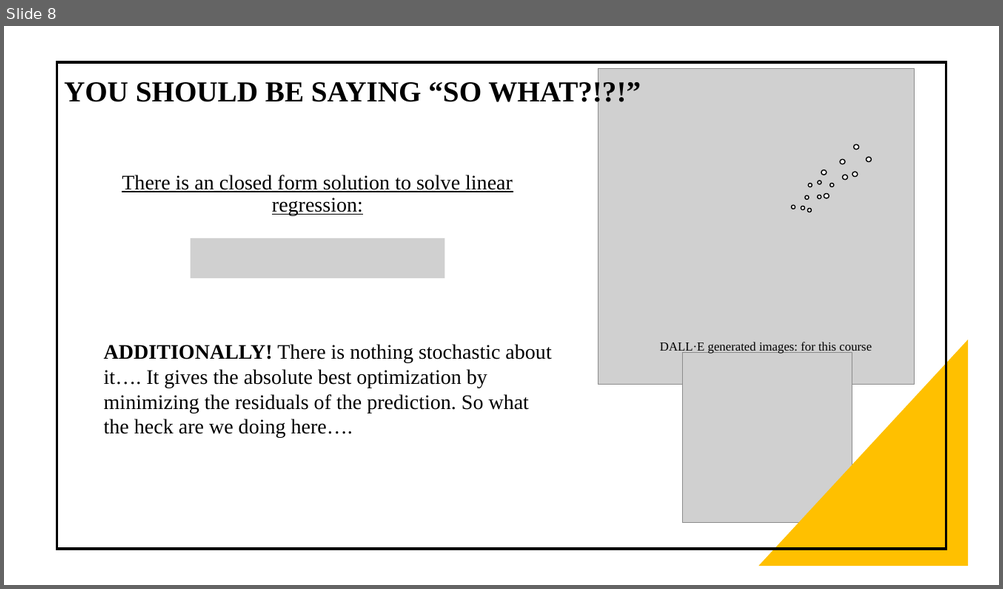
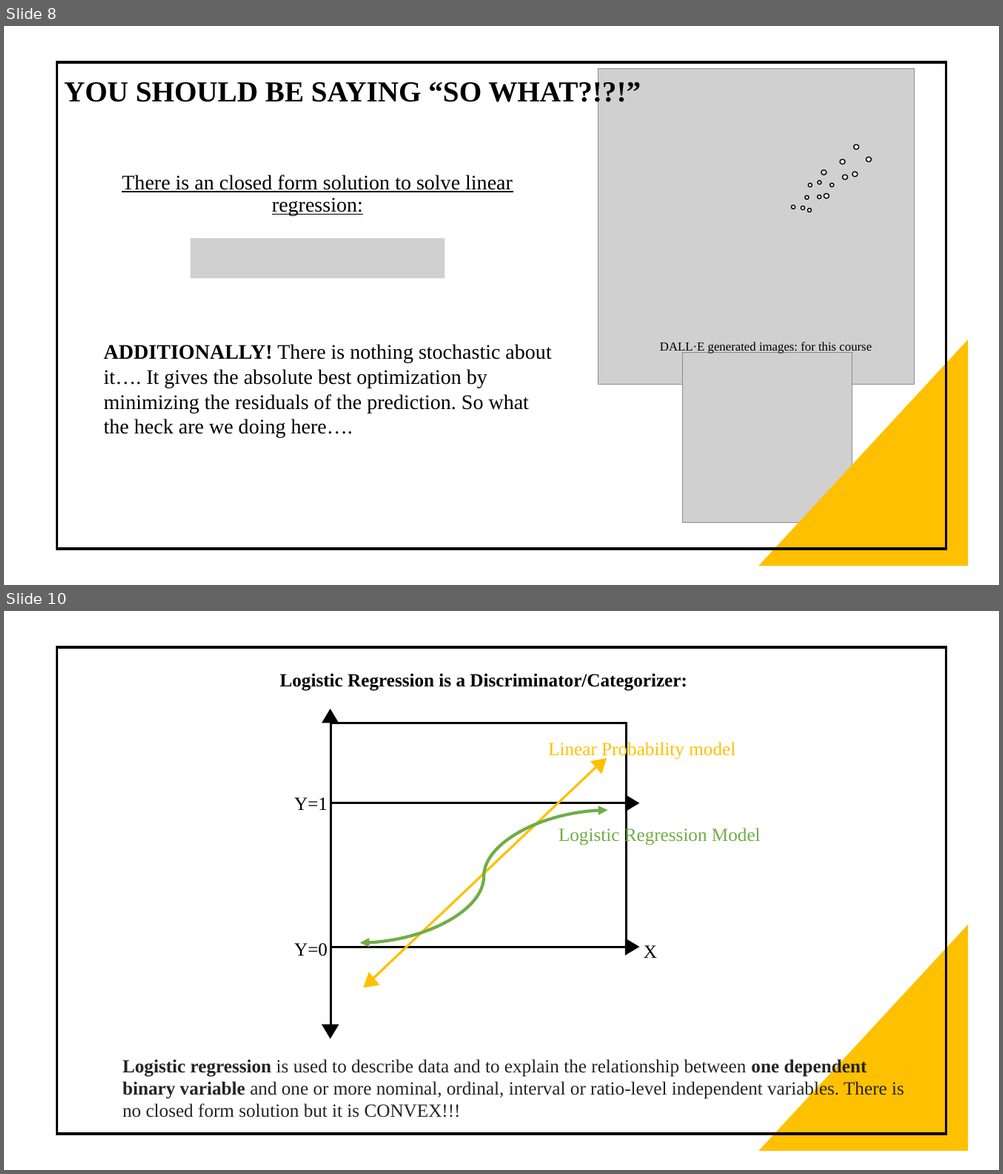
Before and after one commit to NCAR/ML_workshop2023, a slide deck: tutorials/Day1_simple_regression/ML_bootcampslides.pptx. Shown one above the other, each under a label of ours: slide 8 before the commit, slides 8 and 10 after it; the slides between them are not shown. The pictures are 1003x589 and 1003x1174 pixels, drawn with LibreOffice and Linux fonts; fonts in the diff are those of the drawing; grey boxes stand for pictures. Boxes give left, top, right and bottom in pixels: in the first picture for what was removed or moved away, otherwise in the second. Text is boxed around its words. In the diff, an @@ line names an element or a change of style, - is before the commit and + after.

```diff
--- a/tutorials/Day1_simple_regression/ML_bootcampslides.pptx
+++ b/tutorials/Day1_simple_regression/ML_bootcampslides.pptx
@@ slide 10 added at [4, 611, 999, 1170], background #FFFFFF @@
@@ rectangle added at [57, 647, 946, 1135], outline #000000 2.25 pt @@
@@ text added at [280, 673, 686, 691], 18 pt, text #000000, bold @@
+Logistic Regression is a Discriminator/Categorizer:
@@ triangle added at [323, 709, 338, 722], fill #000000, outline #000000 1 pt @@
@@ rectangle added at [331, 723, 626, 948], outline #000000 2.25 pt @@
@@ text added at [548, 741, 735, 760], 18 pt, text #FFC000 @@
+Linear Probability model
@@ triangle added at [592, 753, 612, 773], fill #FFC000, outline #FFC000 1 pt @@
@@ line added from (371, 981) to (597, 767), #FFC000 2.25 pt @@
@@ text added at [294, 797, 327, 810], 18 pt, text #000000 @@
+Y=1
@@ line added from (331, 803) to (626, 803), #000000 2.25 pt @@
@@ curved double arrow added from (360, 943) to (608, 810), #70AD47 3 pt @@
@@ triangle added at [626, 795, 638, 811], fill #000000, outline #000000 1 pt @@
@@ text added at [558, 826, 760, 846], 18 pt, text #70AD47 @@
+Logistic Regression Model
@@ text added at [294, 943, 327, 957], 18 pt, text #000000 @@
+Y=0
@@ triangle added at [626, 940, 638, 955], fill #000000, outline #000000 1 pt @@
@@ right triangle added at [760, 926, 967, 1150], fill #FFC000, outline #FFC000 1 pt @@
@@ line added from (331, 945) to (331, 1036), #000000 2.25 pt @@
@@ text added at [643, 945, 657, 958], 18 pt, text #000000 @@
+X
@@ triangle added at [359, 973, 379, 993], fill #FFC000, outline #FFC000 1 pt @@
@@ triangle added at [323, 1025, 338, 1038], fill #000000, outline #000000 1 pt @@
@@ text added at [122, 1058, 904, 1118], 18 pt, text #242424 @@
+Logistic regression is used to describe data and to explain the relationship between one dependent binary variable and one or more nominal, ordinal, interval or ratio-level independent variables. There is no closed form solution but it is CONVEX!!!
```
Also in this commit, not shown: 1 other slide added, 4 other files.
